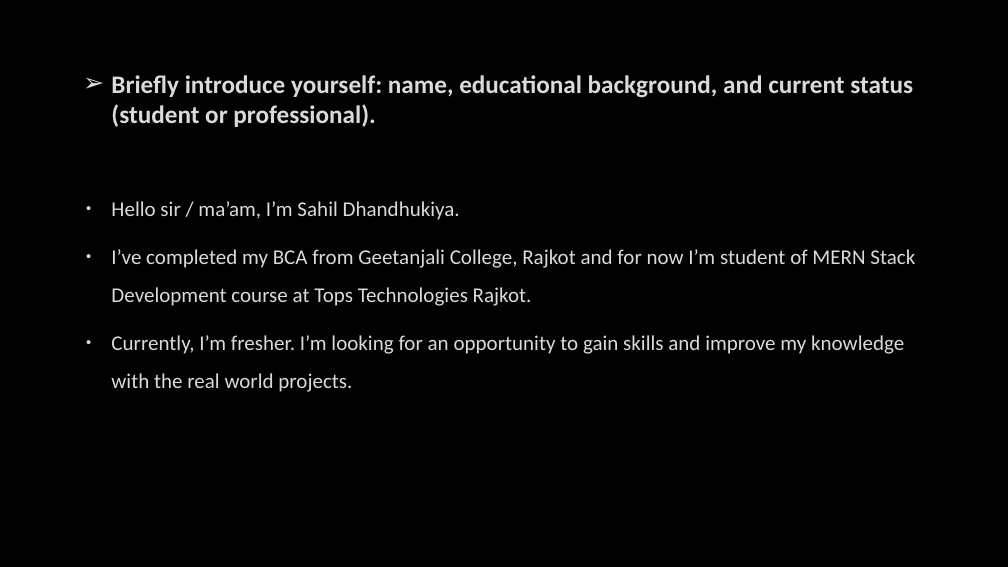
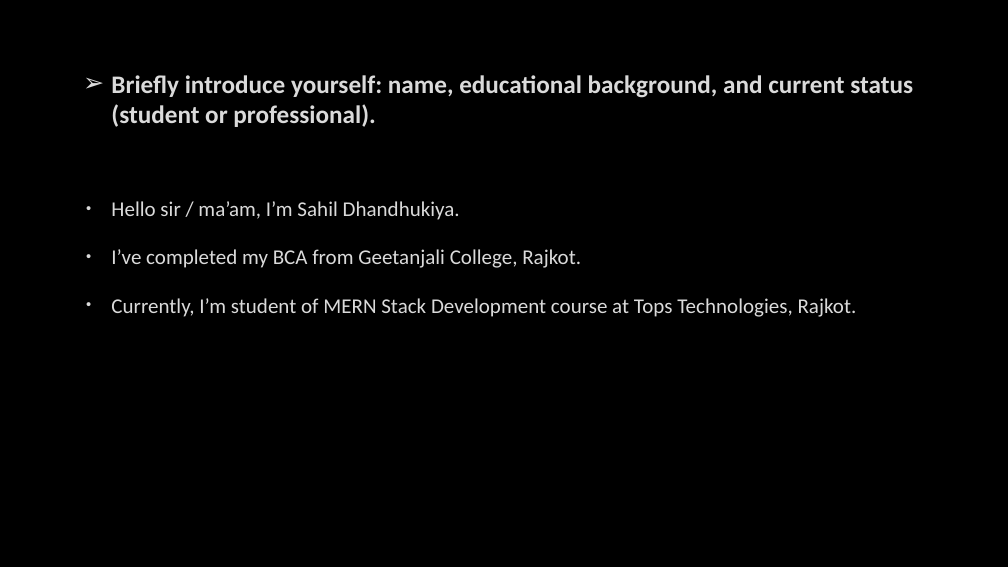
Before and after one commit to SD6103/13Sept_Sahil, a slide deck: slide 2 of Soft Skill/Module - 1.pptx. Drawn at 1008x567 pixels with LibreOffice and Linux fonts; fonts in the diff are those of the drawing; background and template pictures are left out. Boxes give left, top, right and bottom in pixels: in the first picture for what was removed or moved away, otherwise in the second. Text is boxed around its words. In the diff, an @@ line names an element or a change of style, - is before the commit and + after.

```diff
--- a/Soft Skill/Module - 1.pptx
+++ b/Soft Skill/Module - 1.pptx
@@ text at box(111, 249, 857, 317): text changed @@
-• I’ve completed my BCA from Geetanjali College, Rajkot and for now I’m student of MERN Stack Development course at Tops Technologies Rajkot.
-• Currently, I’m fresher. I’m looking for an opportunity to gain skills and improve my knowledge with the real world projects.
+• I’ve completed my BCA from Geetanjali College, Rajkot.
+• Currently, I’m student of MERN Stack Development course at Tops Technologies, Rajkot.
```
Also in this commit, not shown: 1 other slide changed, 1 other file.
